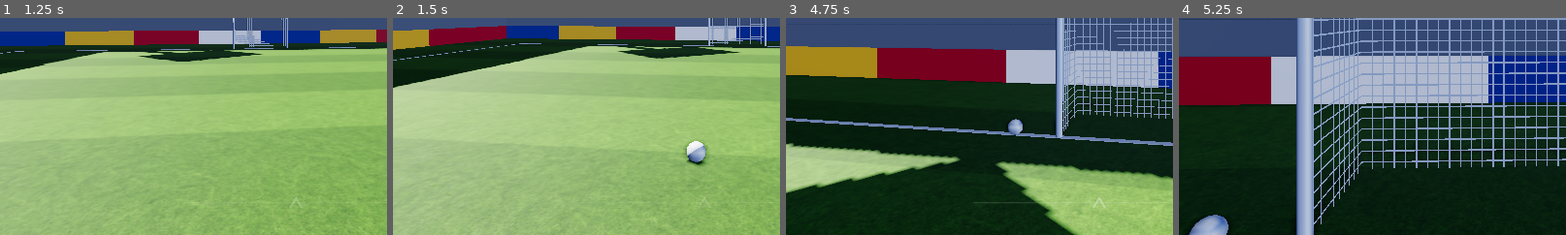
Above: before the commit, frames 1-4 (left to right).
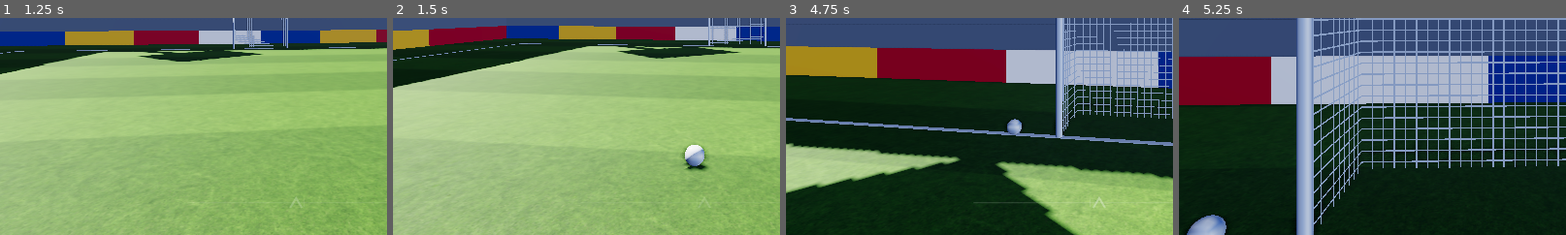
Above: after the commit, the same moments.

Repository: Nachiket115/footyiq
Game: Godot game, scene res://sim/match_world.tscn
The game is run twice, just before and just after one commit, with the same random seed, the same clock (stepped at 60 frames per second) and the same inputs.
Inputs (mouse positions are % of the whole screen's width and height, from its top left):
- Up to frame 1 (1.25 s): tap Enter at 0.5 s; move the mouse to (55, 50) at 0.52 s; press the mouse at (55, 50) at 0.53 s; hold W (move_forward) from 0.53 s (still down); tap Shift (sprint) at 0.8 s
- Up to frame 2 (1.5 s): keep holding W (move_forward); move the mouse to (45, 50) at 1.27 s; release the mouse at (45, 50) at 1.28 s; tap Shift (sprint) at 1.35 s
- Up to frame 3 (4.75 s): keep holding W (move_forward); tap E (trap) at 1.55, 3.8 s; move the mouse to (52, 48) at 2.02 s; hold E (trap) 2.03-2.78 s; click (52, 48) at 2.3 s; move the mouse to (49, 52) at 2.77 s; tap Q (align) at 2.85 s; click (49, 52) at 2.92 s; tap Shift (sprint) at 3.05 s; move the mouse to (57, 51) at 3.52 s; hold Space (lofted) 3.53-4.28 s; move the mouse to (42, 49) at 4.27 s; click (42, 49) at 4.35 s
- Up to frame 4 (5.25 s): keep holding W (move_forward); move the mouse to (51, 50) at 5.02 s; hold Shift (sprint) from 5.03 s (still down); right-click (51, 50) at 5.1 s; click (51, 50) at 5.17 s
The pictures show only the part of the screen within x 11-61%, y 50-100%; the shares and areas given below are measured in that part.

Frame 1 is identical in both runs. In frame 2, 0.6% of the frame differs, in the area x 74-82%, y 56-71%; in frame 3, less than 0.1%; in frame 4, 0.2%.

Commit message:
feat(core): add gaze-based control penalty and first touch

Diff:
--- a/config/tuning.json
+++ b/config/tuning.json
@@ -52,7 +52,27 @@
 	"dribble": {
 		"lead_distance": 0.6,
 		"slack": 0.15,
-		"touch_speed_factor": 1.2
+		"touch_speed_factor": 1.2,
+		"touch_interval": 0.15
+	},
+	"gaze": {
+		"pitch_threshold_deg": 25.0,
+		"angle_threshold_deg": 60.0,
+		"grace_s": 0.6,
+		"rise_rate": 0.15,
+		"sprint_multiplier": 4.0,
+		"decay_rate": 4.0
+	},
+	"touch": {
+		"max_error_deg": 50.0,
+		"max_error_speed": 5.0
+	},
+	"first_touch": {
+		"speed_weight": 0.3,
+		"angle_weight": 0.4,
+		"unoriented_weight": 0.3,
+		"clean_min": 0.7,
+		"loose_min": 0.35
 	},
 	"kick": {
 		"pass_speed_min": 8.0,
--- a/core/ball_control.gd
+++ b/core/ball_control.gd
@@ -9,6 +9,10 @@
 static func update(state: WorldState, commands: Dictionary, dt: float, t: Dictionary, rng: RandomNumberGenerator) -> void:
 	var ball := state.ball
 	var c: Dictionary = t.control
+	ball.touch_wait = maxf(0.0, ball.touch_wait - dt)
+	for player in state.players:
+		update_gaze_penalty(player, ball, dt, t)
+
 	var owner := state.player_by_id(ball.owner_id)
 	if owner != null and not _near(ball, owner, c.radius, c.max_height):
 		ball.owner_id = -1
@@ -22,14 +26,22 @@
 			if _near(ball, player, t.tackle.radius, c.max_height) and rng.randf() < t.tackle.chance_per_s * dt:
 				owner = player
 				fresh = true
-				_take(state, player, true)
 				break
+	else:
+		owner = _claimant(state, commands, c)
+		fresh = owner != null
 
-	if owner == null:
-		owner = _claimant(state, commands, c)
-		if owner != null:
-			fresh = true
-			_take(state, owner, false)
+	var error := 0.0
+	if fresh:
+		var trapping := _action(commands, owner) == Action.TRAP
+		var quality := _arrival_quality(ball, owner, trapping, t)
+		if quality < t.first_touch.clean_min:
+			error = 1.0 - quality
+		_take(state, owner, ball.owner_id != -1, quality, touch_outcome(quality, t))
+		if trapping:
+			_set_flat_vel(ball, owner.vel)
+		else:
+			_touch(ball, owner, t)
 
 	for player in state.players:
 		var action := _action(commands, player)
@@ -43,11 +55,61 @@
 
 	if owner == null:
 		return
-	if _action(commands, owner) == Action.TRAP:
-		_set_flat_vel(ball, owner.vel)
-	elif fresh or _touch_due(ball, owner, t.dribble):
+	if not fresh:
+		if ball.touch_wait > 0.0 or not _touch_due(ball, owner, t.dribble):
+			return
 		_touch(ball, owner, t)
-		_event(state, "touch", owner.id)
+	error = maxf(error, owner.control_penalty)
+	if error > 0.0:
+		var spread := deg_to_rad(t.touch.max_error_deg) * error
+		var stray := Vector2.from_angle(owner.body_yaw + rng.randf_range(-spread, spread))
+		_set_flat_vel(ball, _flat(ball.vel) + stray * t.touch.max_error_speed * error * rng.randf())
+	ball.touch_wait = t.dribble.touch_interval
+	_event(state, "touch", owner.id, {"error": error})
+
+
+static func update_gaze_penalty(player: WorldState.PlayerState, ball: WorldState.BallState, dt: float, t: Dictionary) -> void:
+	var g: Dictionary = t.gaze
+	var yaw := player.body_yaw + player.head_yaw
+	var pitch := player.head_pitch
+	var view := Vector3(cos(pitch) * cos(yaw), sin(pitch), cos(pitch) * sin(yaw))
+	var to_ball := ball.pos - Vector3(player.pos.x, t.player.eye_height, player.pos.y)
+	var away := view.angle_to(to_ball) > deg_to_rad(g.angle_threshold_deg)
+	player.look_away_time = player.look_away_time + dt if away else 0.0
+	player.pitch_up_time = player.pitch_up_time + dt if pitch > deg_to_rad(g.pitch_threshold_deg) else 0.0
+	if ball.owner_id == player.id and not _watching(player, g):
+		var rate: float = g.rise_rate * (g.sprint_multiplier if player.sprinting else 1.0)
+		player.control_penalty = minf(1.0, player.control_penalty + rate * dt)
+	else:
+		player.control_penalty = maxf(0.0, player.control_penalty - g.decay_rate * dt)
+
+
+static func first_touch_quality(ball_speed: float, pass_to_facing_angle: float, oriented: bool, t: Dictionary) -> float:
+	var f: Dictionary = t.first_touch
+	var pace := clampf(ball_speed / t.control.max_ball_speed, 0.0, 1.0)
+	var cost: float = f.speed_weight + f.angle_weight * absf(pass_to_facing_angle) / PI
+	if not oriented:
+		cost += f.unoriented_weight
+	return clampf(1.0 - pace * cost, 0.0, 1.0)
+
+
+static func touch_outcome(quality: float, t: Dictionary) -> String:
+	if quality >= t.first_touch.clean_min:
+		return "clean"
+	return "loose" if quality >= t.first_touch.loose_min else "lost"
+
+
+static func _watching(player: WorldState.PlayerState, g: Dictionary) -> bool:
+	return maxf(player.look_away_time, player.pitch_up_time) <= g.grace_s
+
+
+static func _arrival_quality(ball: WorldState.BallState, player: WorldState.PlayerState, trapping: bool, t: Dictionary) -> float:
+	var rel := _flat(ball.vel) - player.vel
+	var speed := rel.length()
+	var angle := 0.0 if speed == 0.0 else angle_difference(player.body_yaw, (-rel).angle())
+	if trapping:
+		speed /= t.control.trap_speed_factor
+	return first_touch_quality(speed, angle, _watching(player, t.gaze), t)
 
 
 static func _action(commands: Dictionary, player: WorldState.PlayerState) -> int:
@@ -87,12 +149,12 @@
 	return best
 
 
-static func _take(state: WorldState, player: WorldState.PlayerState, tackle: bool) -> void:
+static func _take(state: WorldState, player: WorldState.PlayerState, tackle: bool, quality: float, outcome: String) -> void:
 	var ball := state.ball
 	var previous := state.player_by_id(ball.last_touch_id)
 	if previous != null and previous.team != player.team:
 		_event(state, "turnover", player.id, {"from_id": previous.id, "tackle": tackle})
-	_event(state, "receive", player.id, {"from_id": ball.pass_from_id, "target_id": ball.pass_target_id})
+	_event(state, "receive", player.id, {"from_id": ball.pass_from_id, "target_id": ball.pass_target_id, "quality": quality, "outcome": outcome})
 	ball.owner_id = player.id
 	ball.last_touch_id = player.id
 	ball.pass_from_id = -1
--- a/core/world_state.gd
+++ b/core/world_state.gd
@@ -27,6 +27,7 @@
 	var last_touch_id := -1
 	var pass_from_id := -1
 	var pass_target_id := -1
+	var touch_wait := 0.0
 
 
 var schema_version := SCHEMA_VERSION
--- a/tests/test_ball_control.gd
+++ b/tests/test_ball_control.gd
@@ -7,6 +7,7 @@
 const BallControl = preload("res://core/ball_control.gd")
 
 const DT := 1.0 / 60.0
+const EYES_DOWN := -0.7
 
 var cfg := Config.load_all("res://config")
 var t: Dictionary = cfg["tuning"]
@@ -31,6 +32,7 @@
 	cmd.player_id = id
 	cmd.action = action
 	cmd.power = power
+	cmd.look_pitch = EYES_DOWN
 	return cmd
 
 
@@ -230,3 +232,172 @@
 	var state := _state([Vector2.ZERO], Vector2.ZERO)
 	_run(state, 0.5, null)
 	check(is_finite(state.ball.pos.x) and is_finite(state.ball.vel.x), "finite")
+
+
+func _carrier(pitch: float, head_yaw := 0.0) -> WorldState:
+	var state := _state([Vector2.ZERO])
+	state.ball.owner_id = 0
+	state.players[0].head_pitch = pitch
+	state.players[0].head_yaw = head_yaw
+	return state
+
+
+func _watch(state: WorldState, seconds: float) -> float:
+	for i in roundi(seconds * 60.0):
+		BallControl.update_gaze_penalty(state.players[0], state.ball, DT, t)
+	return state.players[0].control_penalty
+
+
+func test_no_penalty_while_looking_at_the_ball() -> void:
+	check_eq(_watch(_carrier(EYES_DOWN), 5.0), 0.0, "penalty")
+
+
+func test_no_penalty_inside_grace() -> void:
+	check_eq(_watch(_carrier(0.0), t.gaze.grace_s - 0.05), 0.0, "penalty")
+
+
+func test_penalty_rises_after_0_6s_looking_away() -> void:
+	check(_watch(_carrier(0.0), t.gaze.grace_s + 0.5) > 0.0, "level gaze over a ball at the feet")
+	for sample in [[0.0, false], [100.0, true]]:
+		var state := _carrier(0.0, deg_to_rad(sample[0]))
+		state.ball.pos = Vector3(5.0, t.ball.radius, 0.0)
+		check_eq(_watch(state, t.gaze.grace_s + 0.5) > 0.0, sample[1], "ball 5 m ahead, head turned %s degrees" % sample[0])
+
+
+func test_penalty_rises_when_pitch_above_25() -> void:
+	var state := _carrier(deg_to_rad(t.gaze.pitch_threshold_deg + 5.0))
+	state.ball.pos = Vector3(3.0, 3.0, 0.0)
+	check_eq(state.players[0].look_away_time, 0.0, "ball is inside the view angle")
+	check(_watch(state, t.gaze.grace_s + 0.5) > 0.0, "penalty")
+	check_eq(state.players[0].look_away_time, 0.0, "only the pitch rule fired")
+
+
+func test_penalty_only_rises_for_the_carrier() -> void:
+	var state := _carrier(0.0)
+	state.ball.owner_id = -1
+	check_eq(_watch(state, 3.0), 0.0, "penalty")
+	check(state.players[0].look_away_time > 2.9, "look-away time is still tracked")
+
+
+func test_sprint_raises_penalty_faster() -> void:
+	var jogging := _carrier(0.0)
+	var sprinting := _carrier(0.0)
+	sprinting.players[0].sprinting = true
+	var slow := _watch(jogging, t.gaze.grace_s + 0.5)
+	var fast := _watch(sprinting, t.gaze.grace_s + 0.5)
+	check_near(fast, slow * t.gaze.sprint_multiplier, 1e-4, "sprint multiplier")
+
+
+func test_penalty_decays_when_looking_back() -> void:
+	var state := _carrier(0.0)
+	state.players[0].sprinting = true
+	var before := _watch(state, 3.0)
+	state.players[0].head_pitch = EYES_DOWN
+	var after := _watch(state, 0.5)
+	check(before > 0.5, "penalty built up, got %s" % before)
+	check_eq(after, 0.0, "gone half a second after looking back")
+
+
+func _sprint_cmd(pitch: float) -> PlayerCommand:
+	var cmd := _cmd(0)
+	cmd.move = Vector2(0.0, 1.0)
+	cmd.sprint = true
+	cmd.look_pitch = pitch
+	return cmd
+
+
+func _time_to_lose(rng_seed: int, cmd: PlayerCommand, limit_s: float) -> float:
+	var state := _state([Vector2.ZERO])
+	Sim.seed_rng(state, rng_seed)
+	Sim.step(state, [_cmd(0)], cfg)
+	for i in int(limit_s * 60.0):
+		Sim.step(state, [cmd], cfg)
+		if state.ball.owner_id != 0:
+			return (i + 1) / 60.0
+	return INF
+
+
+func test_staring_upfield_sprinting_loses_ball_within_3s() -> void:
+	var times := []
+	for rng_seed in 100:
+		times.append(_time_to_lose(rng_seed, _sprint_cmd(0.0), 3.0))
+	times.sort()
+	var lost := times.filter(func(x: float) -> bool: return x != INF).size()
+	check(lost >= 90, "lost in %s of 100 runs" % lost)
+	check_near(times[50], 2.0, 0.4, "median time to lose the ball")
+	check(times[0] > t.gaze.grace_s, "never inside the grace period, earliest %s" % times[0])
+
+
+func test_eyes_on_ball_keeps_it_10s() -> void:
+	var kept := 0
+	for rng_seed in 100:
+		kept += int(_time_to_lose(rng_seed, _sprint_cmd(EYES_DOWN), 10.0) == INF)
+	check(kept >= 95, "kept in %s of 100 runs" % kept)
+
+
+func test_short_scan_while_jogging_keeps_the_ball() -> void:
+	var kept := 0
+	for rng_seed in 100:
+		var state := _state([Vector2.ZERO])
+		Sim.seed_rng(state, rng_seed)
+		var cmd := _cmd(0)
+		cmd.move = Vector2(0.0, 1.0)
+		for cycle in 4:
+			cmd.look_pitch = 0.0
+			_run(state, 1.5, cmd)
+			cmd.look_pitch = EYES_DOWN
+			_run(state, 1.0, cmd)
+		kept += int(state.ball.owner_id == 0)
+	check(kept >= 95, "kept in %s of 100 runs" % kept)
+
+
+func test_looking_back_recovers_control() -> void:
+	var recovered := 0
+	for rng_seed in 20:
+		var state := _state([Vector2.ZERO])
+		Sim.seed_rng(state, rng_seed)
+		Sim.step(state, [_cmd(0)], cfg)
+		_run(state, 4.0, _sprint_cmd(0.0))
+		var player := state.players[0]
+		var cmd := _cmd(0)
+		for i in 600:
+			if state.ball.owner_id == 0:
+				break
+			var bearing := (_flat(state.ball.pos) - player.pos).angle()
+			cmd.move = Vector2(clampf(angle_difference(player.body_yaw, bearing) * 4.0, -1.0, 1.0), 1.0)
+			Sim.step(state, [cmd], cfg)
+		_run(state, 5.0, _sprint_cmd(EYES_DOWN))
+		recovered += int(state.ball.owner_id == 0)
+	check(recovered >= 19, "recovered and kept in %s of 20 runs" % recovered)
+
+
+func test_first_touch_worse_for_faster_ball() -> void:
+	var slow: float = BallControl.first_touch_quality(3.0, 0.0, true, t)
+	var fast: float = BallControl.first_touch_quality(11.0, 0.0, true, t)
+	check(fast < slow, "fast %s, slow %s" % [fast, slow])
+	check_eq(BallControl.first_touch_quality(0.0, PI, false, t), 1.0, "a still ball is always clean")
+	check(BallControl.first_touch_quality(99.0, PI, false, t) >= 0.0, "never below zero")
+
+
+func test_first_touch_worse_when_facing_away() -> void:
+	var facing: float = BallControl.first_touch_quality(8.0, 0.0, true, t)
+	var away: float = BallControl.first_touch_quality(8.0, PI, true, t)
+	var unready: float = BallControl.first_touch_quality(8.0, 0.0, false, t)
+	check(away < facing, "back to the pass: %s vs %s" % [away, facing])
+	check(unready < facing, "not looking: %s vs %s" % [unready, facing])
+
+
+func test_touch_outcome_labels() -> void:
+	check_eq(BallControl.touch_outcome(1.0, t), "clean", "top")
+	check_eq(BallControl.touch_outcome(t.first_touch.clean_min - 0.01, t), "loose", "middle")
+	check_eq(BallControl.touch_outcome(t.first_touch.loose_min - 0.01, t), "lost", "bottom")
+
+
+func test_receive_event_reports_first_touch() -> void:
+	var state := _state([Vector2.ZERO])
+	state.players[0].head_pitch = EYES_DOWN
+	state.ball.vel = Vector3(-6.0, 0.0, 0.0)
+	_update(state)
+	check_eq(state.events[0].type, "receive", "event")
+	check_eq(state.events[0].get("outcome"), "clean", "outcome")
+	check(state.events[0].get("quality", 0.0) > t.first_touch.clean_min, "quality")
